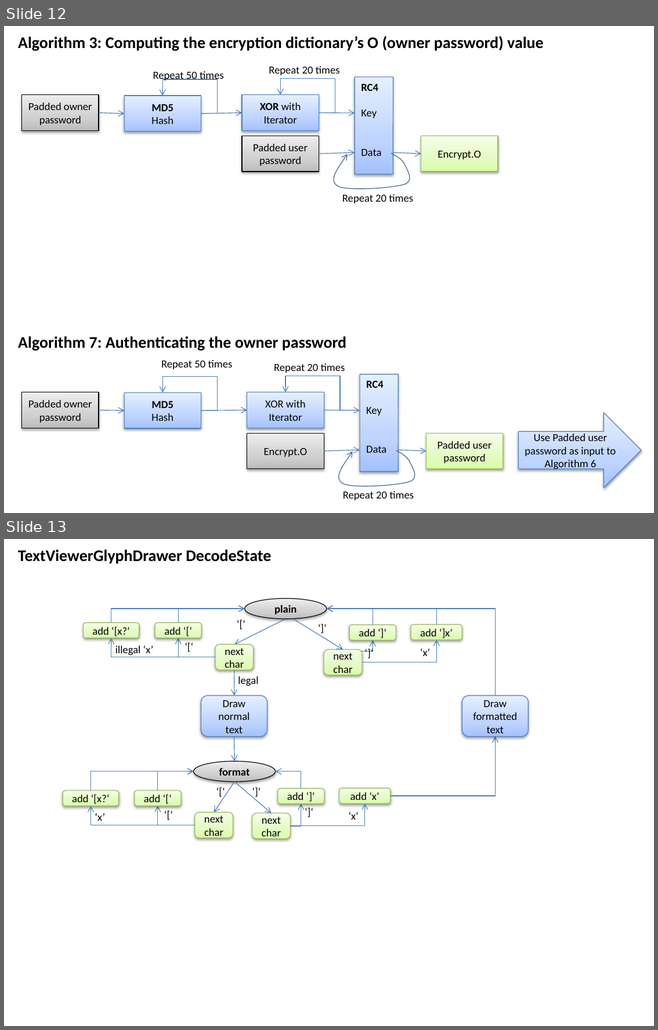
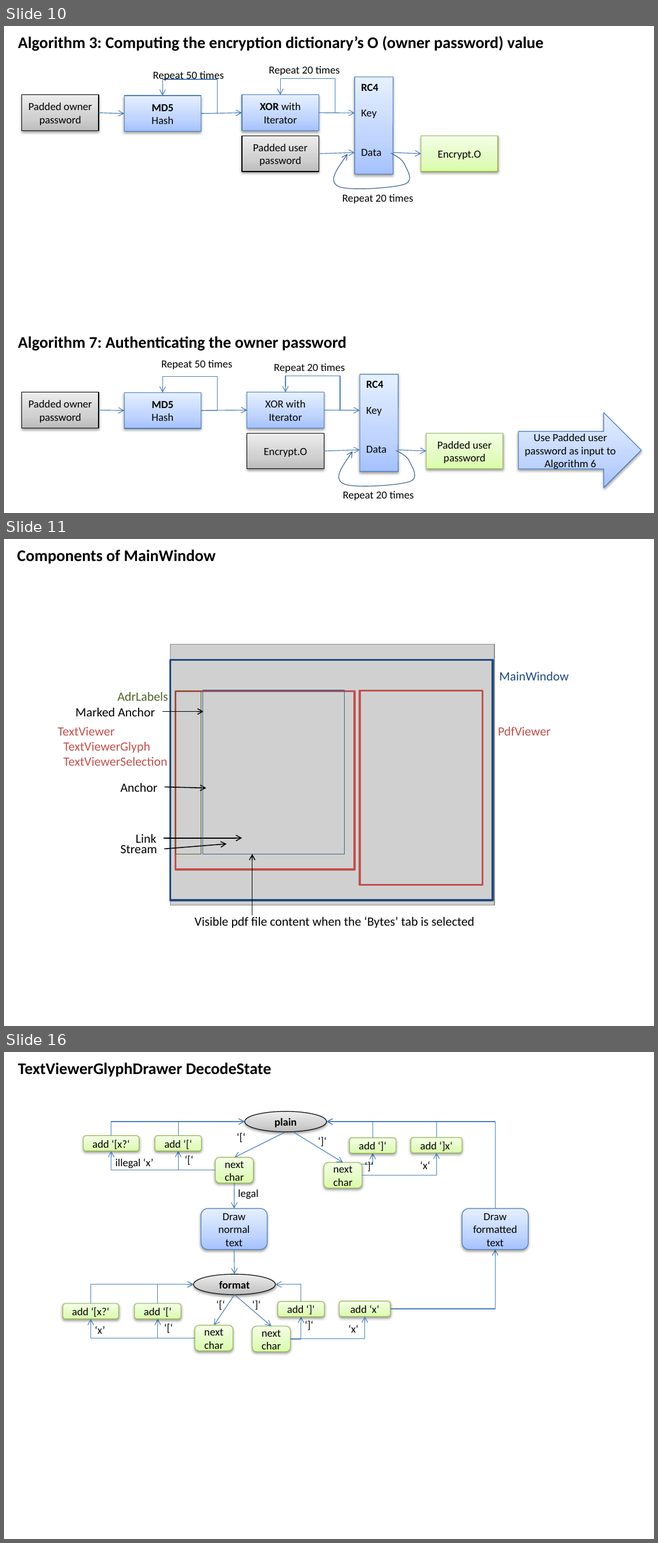
Before and after one commit to PeterHuberSg/PdfParser, a slide deck: PdfParser Design.pptx. Shown one above the other, each under a label of ours: slides 12 and 13 before the commit, slides 10, 11 and 16 after it; the slides between them are not shown. The pictures are 658x1030 and 658x1543 pixels, drawn with LibreOffice and Linux fonts; fonts in the diff are those of the drawing; grey boxes stand for pictures. Boxes give left, top, right and bottom in pixels: in the first picture for what was removed or moved away, otherwise in the second. Text is boxed around its words. In the diff, an @@ line names an element or a change of style, - is before the commit and + after.

```diff
--- a/PdfParser Design.pptx
+++ b/PdfParser Design.pptx
@@ slide 11 added at <box>4,539,654,1026</box>, background #FFFFFF @@
@@ text added at <box>17,549,216,564</box>, 18 pt, text #000000, bold @@
+Components of MainWindow
@@ picture added at <box>170,644,495,906</box> @@
@@ rectangle added at <box>170,660,492,900</box>, outline #1F497D 2.25 pt @@
@@ text added at <box>499,672,568,681</box>, 14 pt, text #1F497D @@
+MainWindow
@@ text added at <box>118,692,168,701</box>, 14 pt, text #4F6228 @@
+AdrLabels
@@ rectangle added at <box>176,691,355,870</box>, outline #C0504D 2.25 pt @@
@@ rectangle added at <box>176,691,201,854</box>, outline #4F6228 1 pt @@
@@ rectangle added at <box>203,690,344,854</box>, outline #3A5F8C 1 pt @@
@@ rectangle added at <box>360,690,482,885</box>, outline #C0504D 2.25 pt @@
@@ text added at <box>75,708,155,716</box>, 14 pt, text #000000 @@
+Marked Anchor
@@ arrow added from (162, 712) to (204, 712), #000000 1 pt @@
@@ text added at <box>58,727,167,766</box>, 14 pt, text #C0504D @@
+TextViewer
+TextViewerGlyph
+TextViewerSelection
@@ text added at <box>498,727,550,736</box>, 14 pt, text #C0504D @@
+PdfViewer
@@ text added at <box>121,783,158,792</box>, 14 pt, text #000000 @@
+Anchor
@@ arrow added from (165, 787) to (206, 788), #000000 1 pt @@
@@ text added at <box>136,834,157,843</box>, 14 pt, text #000000 @@
+Link
@@ text added at <box>121,845,157,853</box>, 14 pt, text #000000 @@
+Stream
@@ arrow added from (163, 838) to (242, 838), #000000 1 pt @@
@@ arrow added from (165, 849) to (227, 843), #000000 1 pt @@
@@ arrow added from (252, 916) to (252, 854), #000000 1 pt @@
@@ text added at <box>194,917,474,928</box>, 14 pt, text #000000 @@
+Visible pdf file content when the ‘Bytes’ tab is selected
@@ what was slide 12 is now slide 10 @@
@@ what was slide 13 is now slide 16 @@
```
Also in this commit, not shown: 3 slides changed, 1 other slide added, 12 other files.
